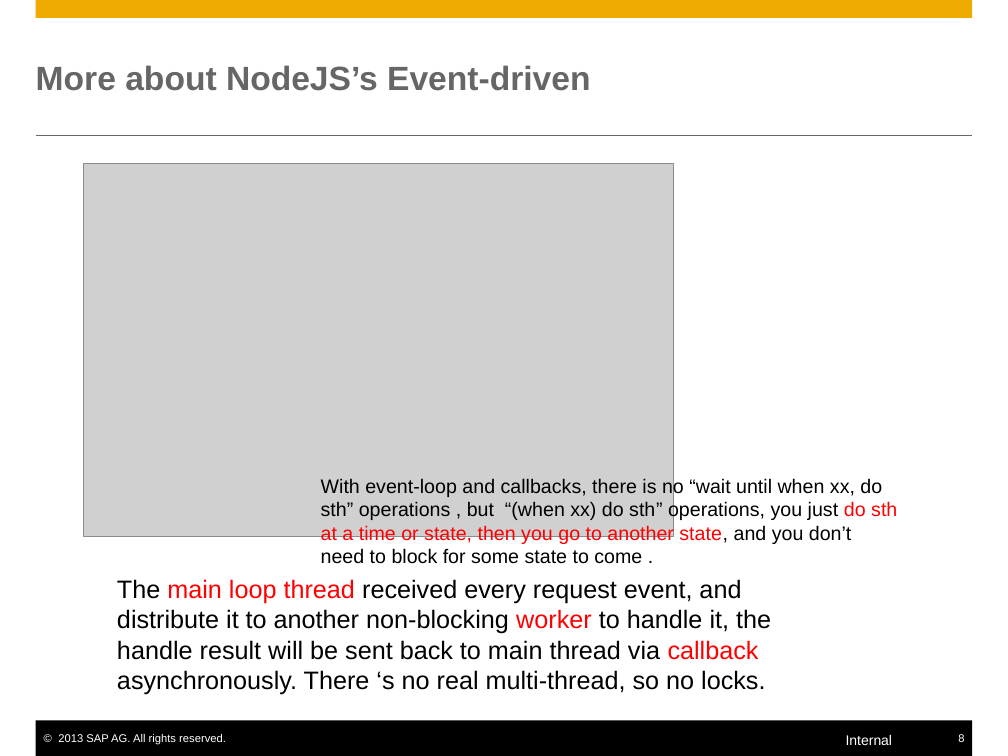
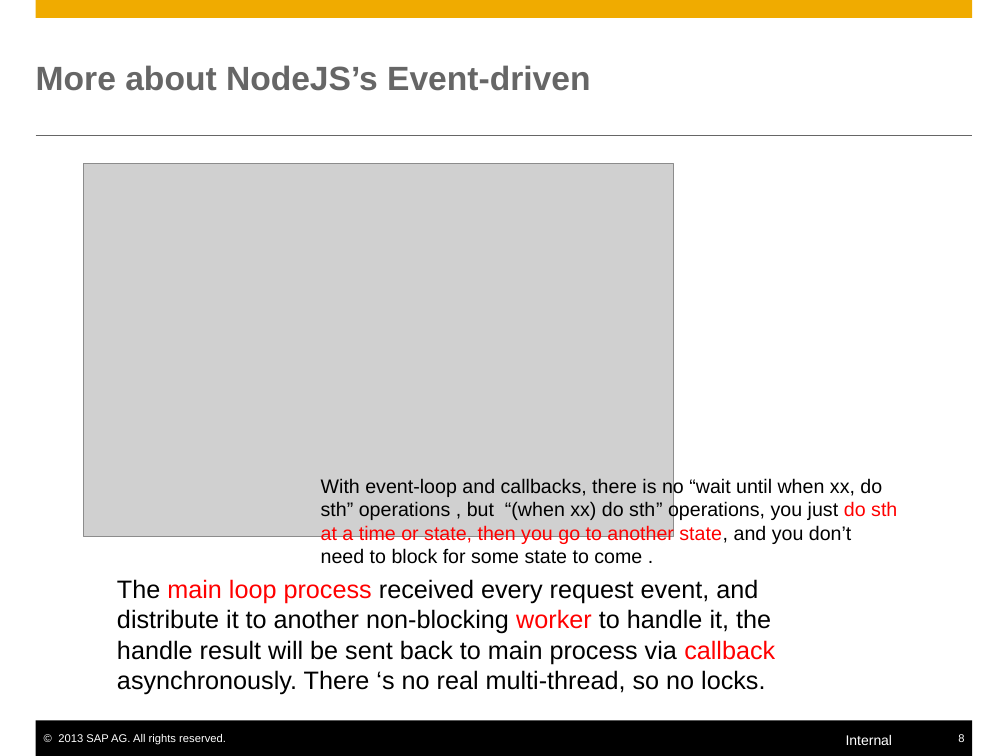
Before and after one commit to yjhcjykwbk-jlsec/mynodejs, a slide deck: slide 8 of nodejs.pptx. Drawn at 1008x756 pixels with LibreOffice and Linux fonts; fonts in the diff are those of the drawing; grey boxes stand for pictures. Boxes give left, top, right and bottom in pixels: in the first picture for what was removed or moved away, otherwise in the second. Text is boxed around its words. In the diff, an @@ line names an element or a change of style, - is before the commit and + after.

```diff
--- a/nodejs.pptx
+++ b/nodejs.pptx
@@ text at (117, 579, 775, 695): text changed @@
-The main loop thread received every request event, and distribute it to another non-blocking worker to handle it, the handle result will be sent back to main thread via callback asynchronously. There ‘s no real multi-thread, so no locks.
+The main loop process received every request event, and distribute it to another non-blocking worker to handle it, the handle result will be sent back to main process via callback asynchronously. There ‘s no real multi-thread, so no locks.
```
Also in this commit, not shown: 2 other slides changed, 2 other files.
